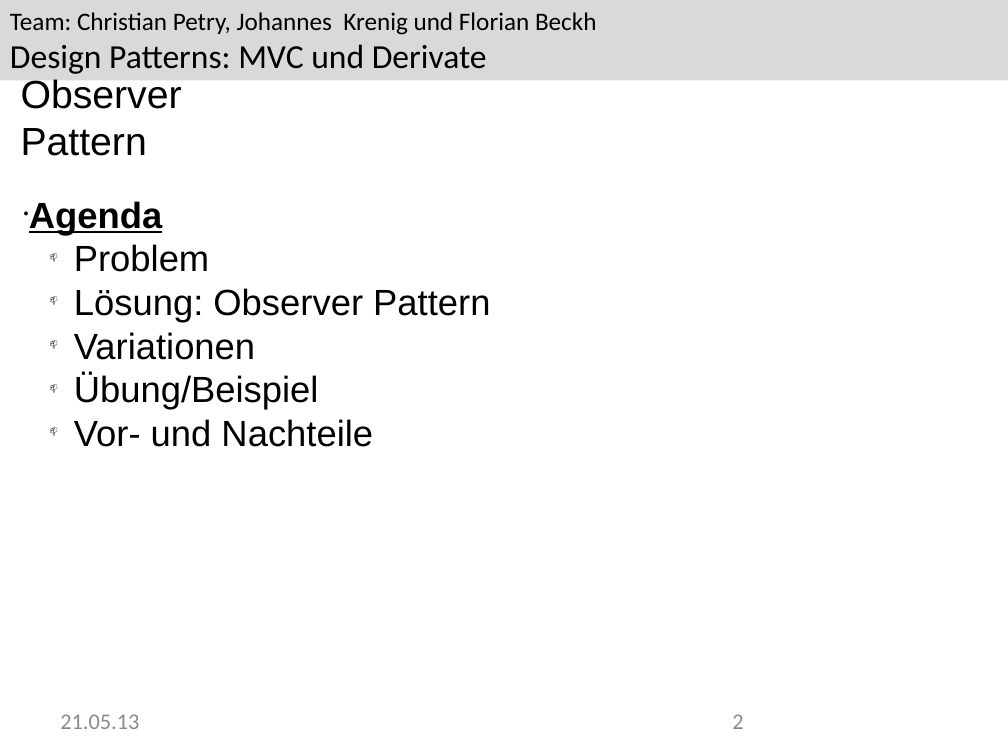
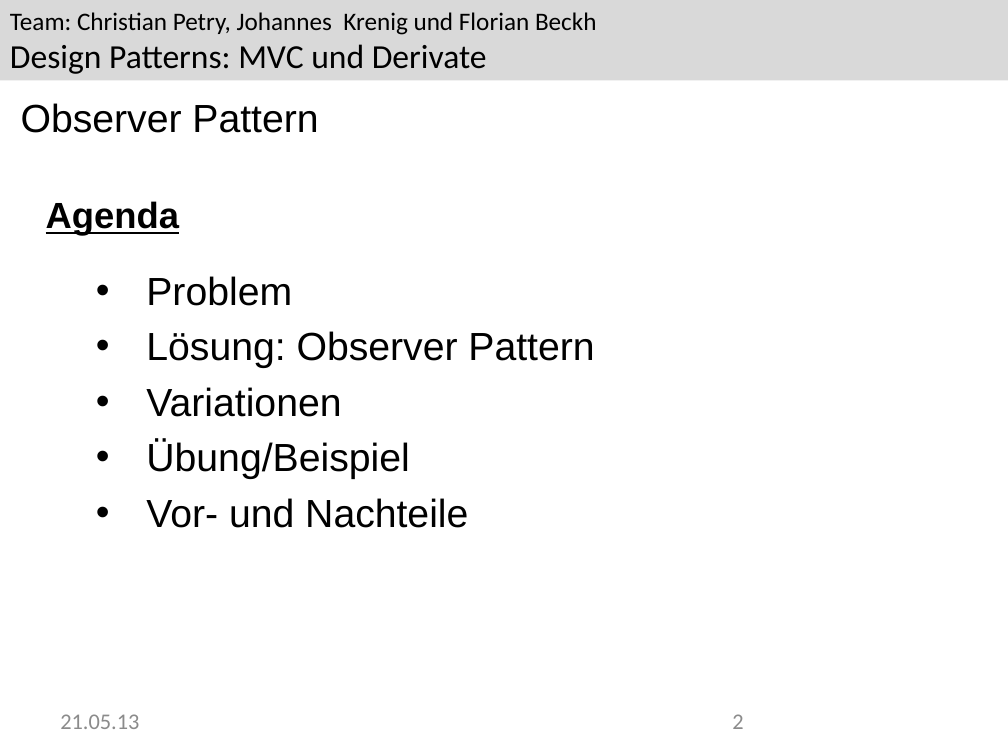
Before and after one commit to Greever/Design-Pattern-MVC, a slide deck: slide 2 of Dokumentation/Praesentation/Praesentation.pptx. Drawn at 1008x756 pixels with LibreOffice and Linux fonts; fonts in the diff are those of the drawing; background and template pictures are left out. Boxes give left, top, right and bottom in pixels: in the first picture for what was removed or moved away, otherwise in the second. Text is boxed around its words. In the diff, an @@ line names an element or a change of style, - is before the commit and + after.

Commit message:
enhanced observer part in presentation

```diff
--- a/Dokumentation/Praesentation/Praesentation.pptx
+++ b/Dokumentation/Praesentation/Praesentation.pptx
@@ text "Observer Pattern" rewrapped from bbox=[21, 79, 182, 156] to bbox=[21, 103, 318, 133] @@
@@ text "Agenda": place and size @@
-text "Agenda" at bbox=[29, 201, 490, 447]
+text "Agenda" at bbox=[46, 201, 594, 528]
@@ text "Agenda" at bbox=[46, 201, 594, 528]: size 26 to 28 pt; bullet ● to none; bullet 📫 to •; more space between paragraphs @@
```
Also in this commit, not shown: 10 other slides changed.
